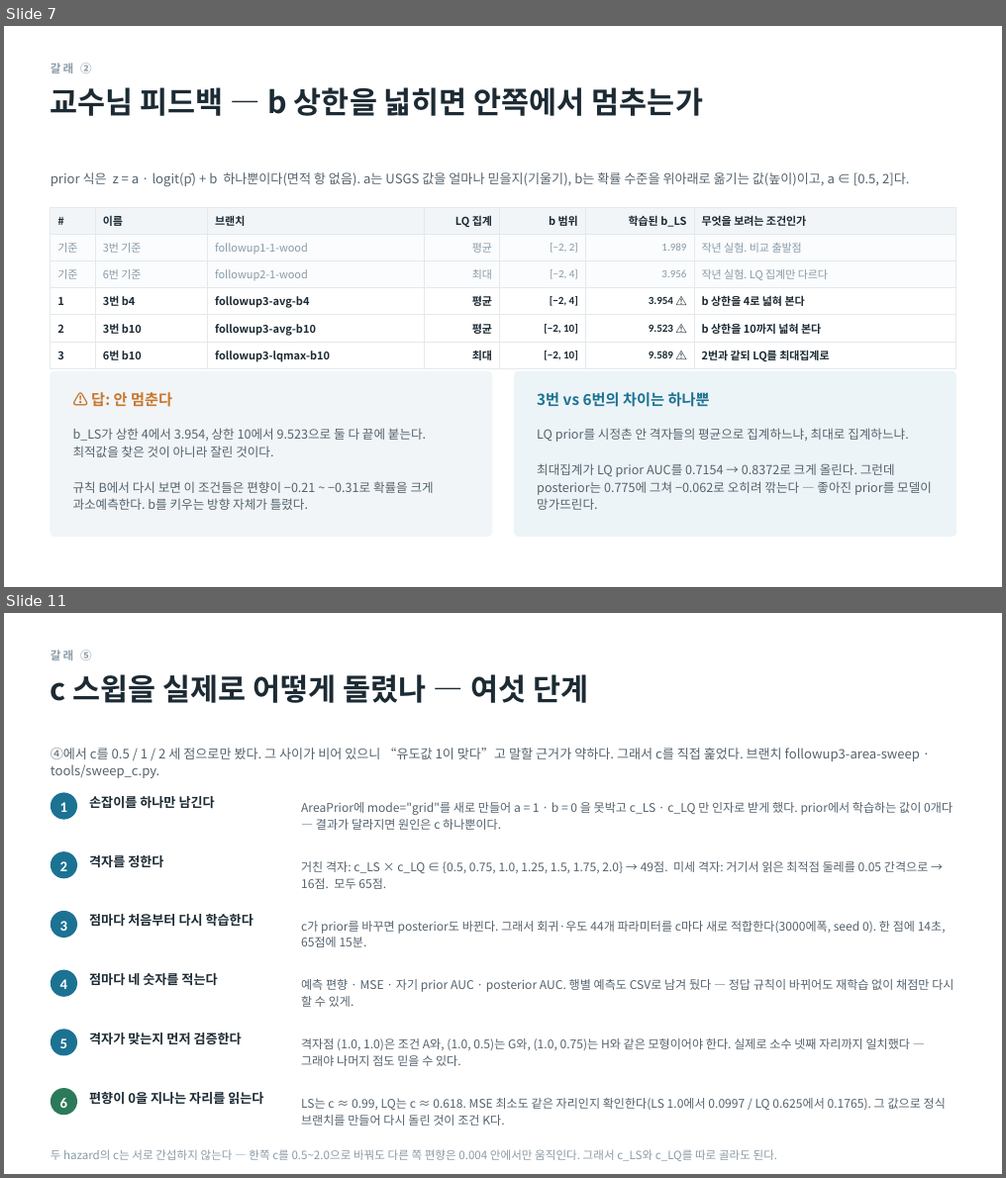
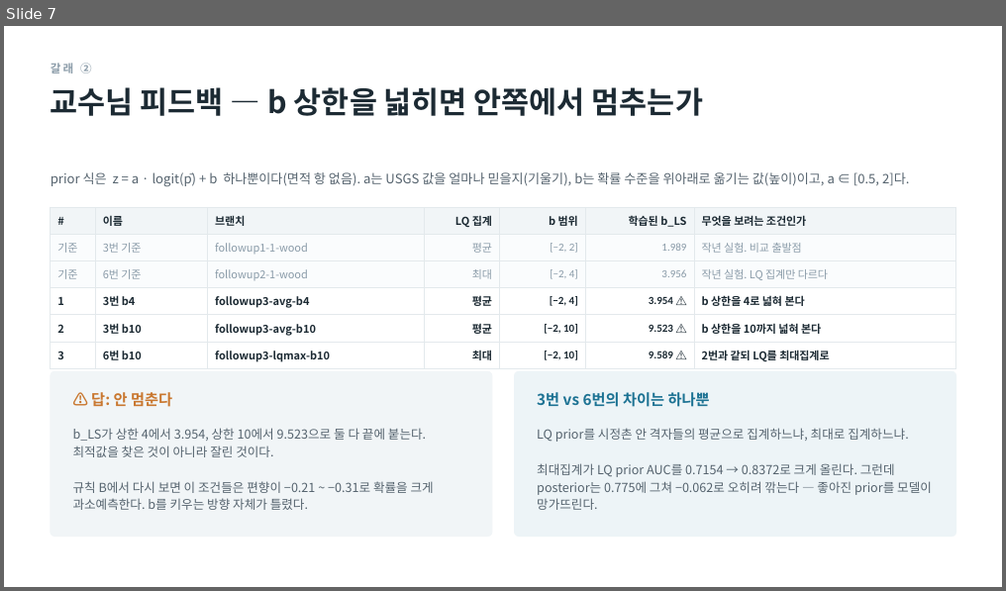
Before and after one commit to minji1217/pilotA-minji, a slide deck: docs/후속실험3_발표.pptx. Shown one above the other, each under a label of ours: slides 7 and 11 before the commit, slide 7 after it; the slides between them are not shown. The pictures are 1006x1178 and 1006x591 pixels, drawn with LibreOffice and Linux fonts; fonts in the diff are those of the drawing. Boxes give left, top, right and bottom in pixels: in the first picture for what was removed or moved away, otherwise in the second. Text is boxed around its words. In the diff, an @@ line names an element or a change of style, - is before the commit and + after.

```diff
--- a/docs/후속실험3_발표.pptx
+++ b/docs/후속실험3_발표.pptx
@@ slide 11 removed at bbox=[4, 613, 1002, 1174], background #FFFFFF @@
@@ text removed at bbox=[51, 650, 92, 661] @@
-갈래 ⑤
@@ text removed at bbox=[51, 674, 588, 703] @@
-c 스윕을 실제로 어떻게 돌렸나 — 여섯 단계
@@ text removed at bbox=[51, 748, 920, 778] @@
-④에서 c를 0.5 / 1 / 2 세 점으로만 봤다. 그 사이가 비어 있으니 “유도값 1이 맞다”고 말할 근거가 약하다. 그래서 c를 직접 훑었다. 브랜치 followup3-area-sweep · tools/sweep_c.py.
@@ ellipse removed at bbox=[51, 792, 77, 820] @@
@@ text removed at bbox=[60, 802, 67, 812] @@
-1
@@ text removed at bbox=[89, 796, 215, 809] @@
-손잡이를 하나만 남긴다
@@ text removed at bbox=[301, 802, 952, 830] @@
-AreaPrior에 mode="grid"를 새로 만들어 a = 1 · b = 0 을 못박고 c_LS · c_LQ 만 인자로 받게 했다. prior에서 학습하는 값이 0개다 — 결과가 달라지면 원인은 c 하나뿐이다.
@@ ellipse removed at bbox=[51, 852, 77, 878] @@
@@ text removed at bbox=[60, 861, 67, 871] @@
-2
@@ text removed at bbox=[89, 856, 163, 868] @@
-격자를 정한다
@@ text removed at bbox=[301, 861, 928, 889] @@
-거친 격자: c_LS × c_LQ ∈ {0.5, 0.75, 1.0, 1.25, 1.5, 1.75, 2.0} → 49점. 미세 격자: 거기서 읽은 최적점 둘레를 0.05 간격으로 → 16점. 모두 65점.
@@ ellipse removed at bbox=[51, 911, 77, 938] @@
@@ text removed at bbox=[60, 921, 67, 931] @@
-3
@@ text removed at bbox=[89, 914, 253, 927] @@
-점마다 처음부터 다시 학습한다
@@ text removed at bbox=[301, 921, 945, 948] @@
-c가 prior를 바꾸면 posterior도 바뀐다. 그래서 회귀·우도 44개 파라미터를 c마다 새로 적합한다(3000에폭, seed 0). 한 점에 14초, 65점에 15분.
@@ ellipse removed at bbox=[51, 970, 77, 997] @@
@@ text removed at bbox=[60, 979, 67, 989] @@
-4
@@ text removed at bbox=[89, 973, 217, 986] @@
-점마다 네 숫자를 적는다
@@ text removed at bbox=[301, 979, 953, 1007] @@
-예측 편향 · MSE · 자기 prior AUC · posterior AUC. 행별 예측도 CSV로 남겨 뒀다 — 정답 규칙이 바뀌어도 재학습 없이 채점만 다시 할 수 있게.
@@ ellipse removed at bbox=[51, 1029, 77, 1057] @@
@@ text removed at bbox=[60, 1039, 67, 1049] @@
-5
@@ text removed at bbox=[89, 1033, 242, 1046] @@
-격자가 맞는지 먼저 검증한다
@@ text removed at bbox=[301, 1039, 911, 1066] @@
-격자점 (1.0, 1.0)은 조건 A와, (1.0, 0.5)는 G와, (1.0, 0.75)는 H와 같은 모형이어야 한다. 실제로 소수 넷째 자리까지 일치했다 — 그래야 나머지 점도 믿을 수 있다.
@@ ellipse removed at bbox=[51, 1088, 77, 1115] @@
@@ text removed at bbox=[60, 1098, 67, 1108] @@
-6
@@ text removed at bbox=[89, 1092, 263, 1105] @@
-편향이 0을 지나는 자리를 읽는다
@@ text removed at bbox=[301, 1098, 945, 1126] @@
-LS는 c ≈ 0.99, LQ는 c ≈ 0.618. MSE 최소도 같은 자리인지 확인한다(LS 1.0에서 0.0997 / LQ 0.625에서 0.1765). 그 값으로 정식 브랜치를 만들어 다시 돌린 것이 조건 K다.
@@ text removed at bbox=[51, 1150, 778, 1161] @@
-두 hazard의 c는 서로 간섭하지 않는다 — 한쪽 c를 0.5~2.0으로 바꿔도 다른 쪽 편향은 0.004 안에서만 움직인다. 그래서 c_LS와 c_LQ를 따로 골라도 된다.
```
Also in this commit, not shown: 14 slides changed, 4 other slides removed, 11 other files.
